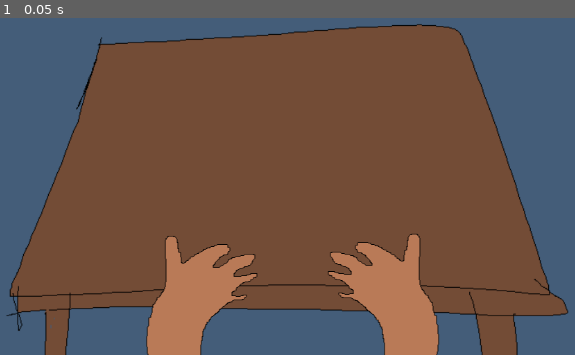
Above: before the commit, frame 1.
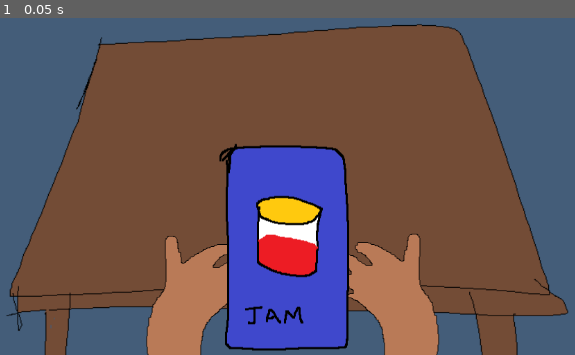
Above: after the commit, the same moment.

Repository: wadlo/cards-against-jam-sanity
Game: Godot game, scene res://GameScene.tscn
Same seed, same stepped clock (60 frames per second), same inputs: the game is played once before the commit and once after it.
Inputs:
- Up to frame 1 (0.05 s): no input

The runs differ from the first frame. In frame 1, 13% of the frame differs, in the area x 38-61%, y 37-99%.

Commit message:
Add jam card

Diff:
--- a/src/GameScene.tscn
+++ b/src/GameScene.tscn
@@ -1,7 +1,8 @@
-[gd_scene load_steps=3 format=3 uid="uid://b750hr51q1ltb"]
+[gd_scene load_steps=4 format=3 uid="uid://b750hr51q1ltb"]
 
 [ext_resource type="Texture2D" uid="uid://de4yt00hg2ffj" path="res://Graphics/Table.png" id="1_3banv"]
 [ext_resource type="Texture2D" uid="uid://ck1shdalqe6x3" path="res://Graphics/Hand.png" id="2_8wo47"]
+[ext_resource type="Texture2D" uid="uid://ceiyqxx4c5xwh" path="res://Graphics/JamCard.png" id="3_84838"]
 
 [node name="Node2D" type="Node2D"]
 
@@ -21,3 +22,7 @@
 position = Vector2(151, 311)
 scale = Vector2(-1, 1)
 texture = ExtResource("2_8wo47")
+
+[node name="JamCard" type="Sprite2D" parent="."]
+position = Vector2(8, 172)
+texture = ExtResource("3_84838")
Binary file added: src/Graphics/JamCard.png
Not shown, added: src/Graphics/JamCard.png.import
